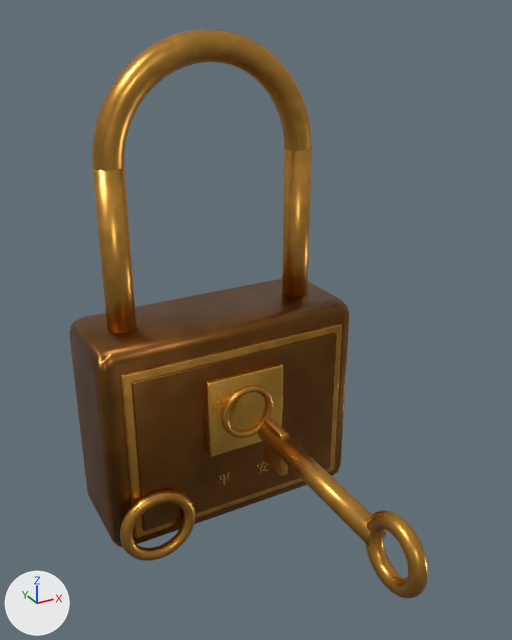
Renders of the glTF model app/src/main/assets/models/padlock.glb from each side of a commit.
Before and after are seen from a 50 mm lens placed at (-0.102, -0.218, 0.181), pointed at (-0.006, -0.044, 0.093). Lighting does not change. The marker at lower left points along +X, +Y and +Z. The older version comes first. Vertices at exactly the same position are counted once.

Objects in the first picture: 'pl_0', 'pl_1', 'pl_3', 'pl_4', 'pl_body'.
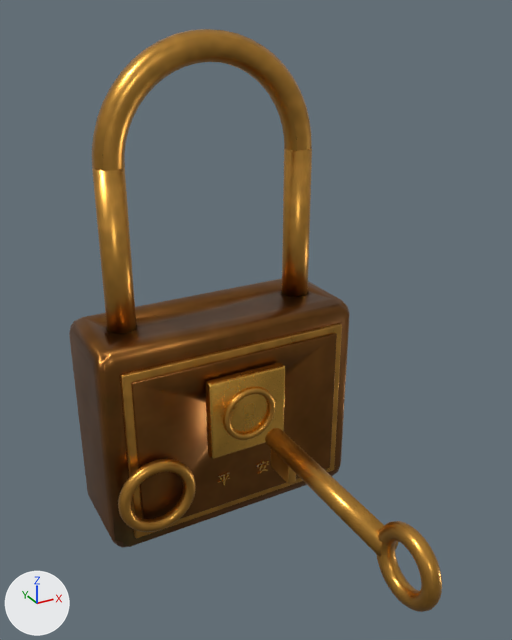
What differs and where, as boxes [x1, y1, x2, y2] in the pictures (512 x 640 px; the box of a moved part takes in the faces that stretch with it):
```json
{"object": "pl_1", "change": "reshaped", "before": [258, 417, 428, 598], "after": [265, 428, 442, 612]}
{"object": "pl_4", "change": "reshaped", "before": [120, 490, 195, 561], "after": [118, 459, 196, 532]}
{"part": 1, "of": "me_cube", "change": "cut back", "after": [85, 280, 343, 540], "on screen": "brown"}
{"part": 2, "of": "me_cylinder", "change": "moved or reshaped", "before": [258, 423, 387, 546], "after": [265, 428, 398, 557]}
{"part": 3, "of": "me_cylinder", "change": "moved or reshaped", "before": [365, 510, 428, 598], "after": [377, 521, 442, 612]}
{"part": 4, "of": "me_cylinder", "change": "moved or reshaped", "before": [263, 417, 289, 476], "after": [271, 449, 296, 484]}
```

Edits to the scene script, one JSON object a line:
```json
{"block": "me_cube", "where": "# used by ob_pl_body; location = (0.0, 0.0, 0.0)"}
{"op": "remove", "block": "me_cube", "code": "me_cube.from_pydata(...)  # 1218 vertices, 2400 faces; spans x -0.05..0.05, y -0.0232..0.02, z 0.0..0.08"}
{"op": "add", "block": "me_cube", "code": "me_cube.from_pydata(...)  # 1506 vertices, 3102 faces; spans x -0.05..0.05, y -0.023..0.02, z 0.0..0.08"}
{"block": "me_cube", "change": "me_cube part 1: 16 vertices removed from x -0.008..0.008, y -0.0232..-0.0212, z 0.042..0.058; 304 vertices added at x -0.0402..0.05, y -0.0225..0.0155, z 0.0297..0.08"}
{"block": "me_cylinder", "where": "# used by ob_pl_1; location = (0.0, 0.0, 0.0)"}
{"op": "remove", "block": "me_cylinder", "code": "me_cylinder.from_pydata(...)  # 512 vertices, 1016 faces; spans x -0.0035..0.0035, y -0.1195..-0.04, z 0.0385..0.0615"}
{"op": "add", "block": "me_cylinder", "code": "me_cylinder.from_pydata(...)  # 512 vertices, 1016 faces; spans x -0.0035..0.0035, y -0.1245..-0.045, z 0.0385..0.0615"}
{"block": "me_cylinder", "change": "me_cylinder part 2: the loose piece of 32 vertices spanning x -0.0035..0.0035, y -0.1..-0.04, z 0.0465..0.0535 is moved by (0.0, -0.005, 0.0)"}
{"block": "me_cylinder", "change": "me_cylinder part 3: the loose piece of 384 vertices spanning x -0.0025..0.0025, y -0.1195..-0.0965, z 0.0385..0.0615 is moved by (0.0, -0.005, 0.0)"}
{"block": "me_cylinder", "change": "me_cylinder part 4: the loose piece of 96 vertices spanning x -0.0015..0.0015, y -0.052..-0.04, z 0.039..0.055 is scaled about its middle by (1, 1, 0.677), then moved by (0.0, -0.005, -0.0025)"}
{"block": "me_torus_002", "where": "# used by ob_pl_4; location = (0.0, 0.0, 0.0)"}
{"op": "remove", "block": "me_torus_002", "code": "me_torus_002.from_pydata(...)  # 480 vertices, 960 faces; spans x -0.0492..-0.0208, y -0.0262..-0.0218, z -0.0022..0.0262"}
{"op": "add", "block": "me_torus_002", "code": "me_torus_002.from_pydata(...)  # 480 vertices, 960 faces; spans x -0.0492..-0.0208, y -0.0277..-0.0233, z 0.0118..0.0402"}
{"block": "me_torus_002", "change": "me_torus_002 part 5: 480 vertices removed from x -0.0492..-0.0208, y -0.0262..-0.0218, z -0.0022..0.0262; 480 vertices added at x -0.0492..-0.0208, y -0.0277..-0.0233, z 0.0118..0.0402, forming a torus around y (ring radius 0.012, tube radius 0.0022)"}
```
